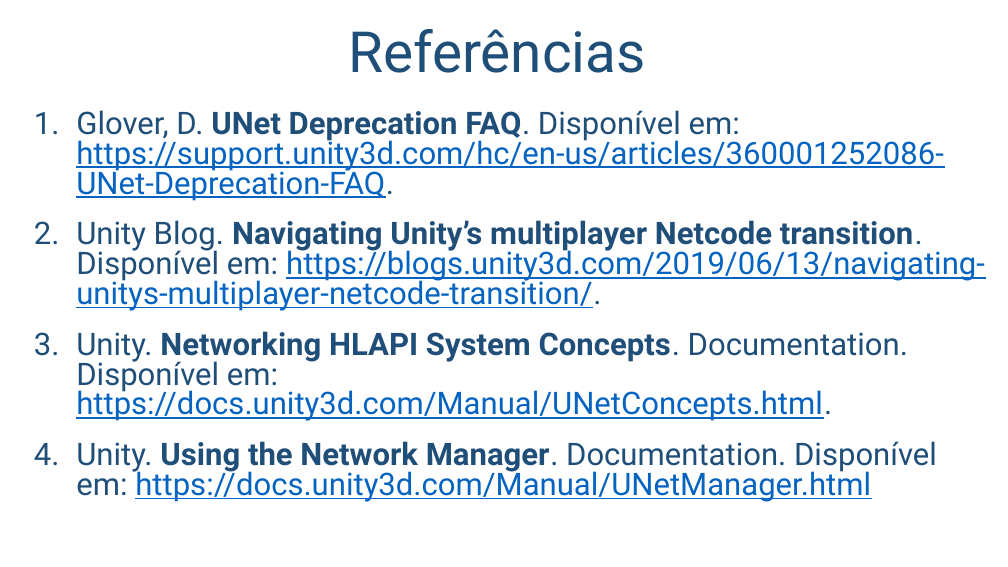
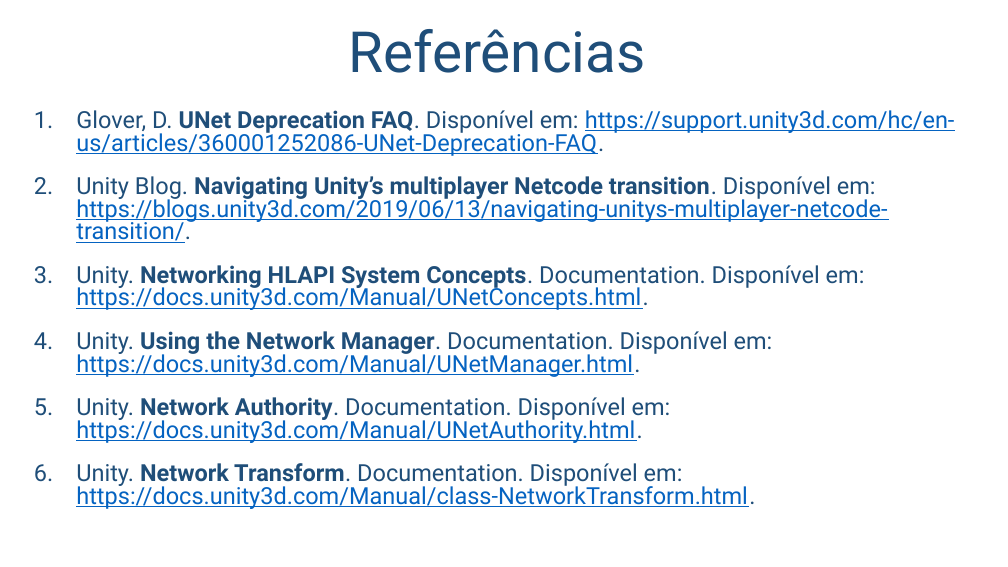
Before and after one commit to salmo-jr/public-slides, a slide deck: slide 19 of unity-multiplayer.pptx (slide 12 before the commit). Drawn at 1008x567 pixels with LibreOffice and Linux fonts; fonts in the diff are those of the drawing; background and template pictures are left out. Boxes give left, top, right and bottom in pixels: in the first picture for what was removed or moved away, otherwise in the second. Text is boxed around its words. In the diff, an @@ line names an element or a change of style, - is before the commit and + after.

Commit message:
adição dos slides: - Autoridade de Rede; - Propriedades de Contexto de Rede; - Network Transform; - Método OnStartLocalPlayer; e - Atributo Command.

```diff
--- a/unity-multiplayer.pptx
+++ b/unity-multiplayer.pptx
@@ text at (76, 110, 955, 310): size 29.6 to 22.4 pt in "Glover, D. UNet Deprecation FAQ. Disponível em: ...", "Unity Blog. Navigating Unity’s multiplayer Netcode transitio ...", "Unity. Networking HLAPI System Concepts. Documentation. Disp ..." @@
@@ text at (76, 331, 773, 509): text changed; size 29.6 to 22.4 pt @@
-4. Unity. Using the Network Manager. Documentation. Disponível em: https://docs.unity3d.com/Manual/UNetManager.html
+4. Unity. Using the Network Manager. Documentation. Disponível em: https://docs.unity3d.com/Manual/UNetManager.html.
+5. Unity. Network Authority. Documentation. Disponível em: https://docs.unity3d.com/Manual/UNetAuthority.html.
+6. Unity. Network Transform. Documentation. Disponível em: https://docs.unity3d.com/Manual/class-NetworkTransform.html.
```
Also in this commit, not shown: 1 other slide changed, 7 slides added.
